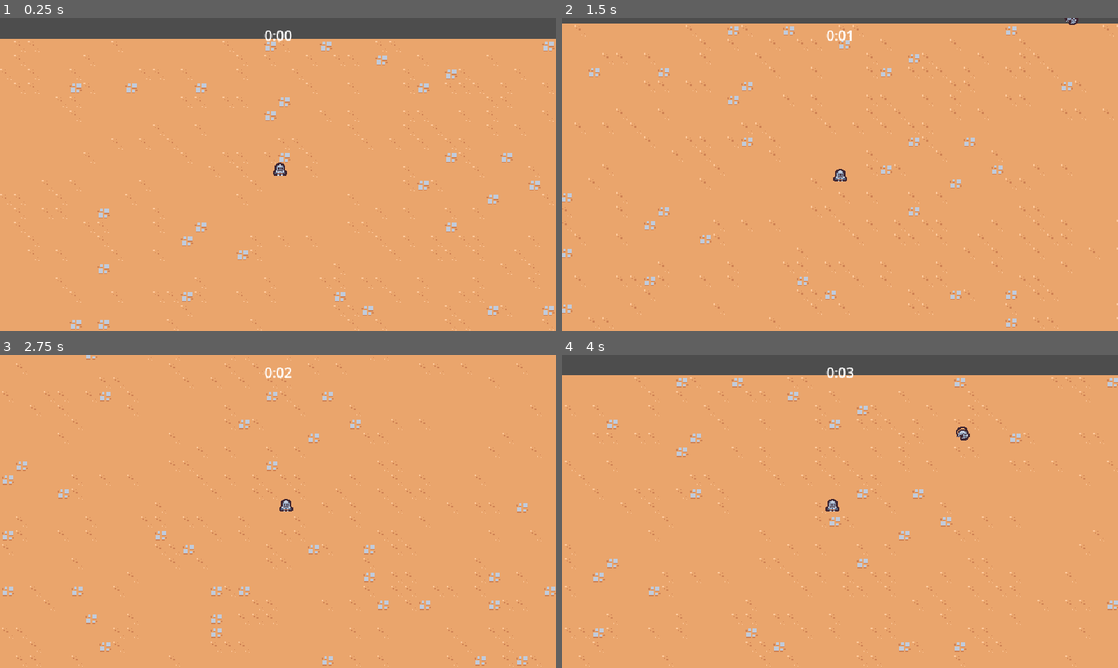
Above: before the commit, frames 1-4 (two rows, left to right).
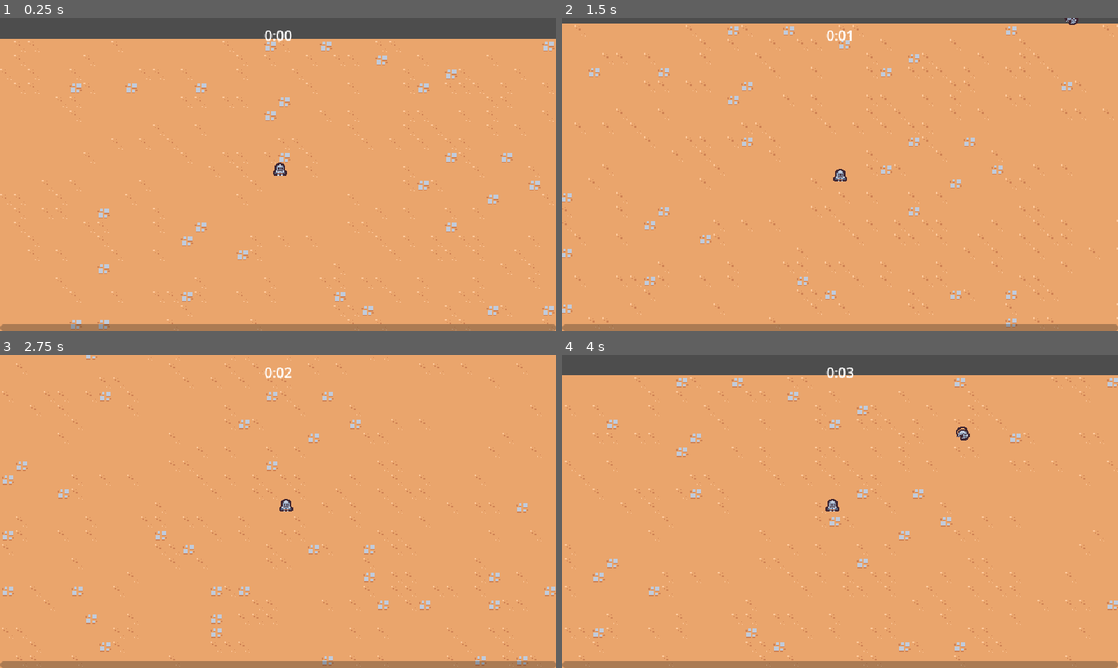
Above: after the commit, the same moments.

Repository: nadeemkhedr/survivor-game-godot
Game: Godot game, scene res://scenes/main/main.tscn
The game is run twice, just before and just after one commit, with the same random seed, the same clock (stepped at 60 frames per second) and the same inputs.
Inputs:
- Up to frame 1 (0.25 s): no input
- Up to frame 2 (1.5 s): hold D (move_right) 0.53-1.28 s; hold S (move_down) from 1.28 s (still down)
- Up to frame 3 (2.75 s): release S (move_down) at 2.03 s; hold D (move_right) from 2.03 s (still down)
- Up to frame 4 (4 s): release D (move_right) at 2.78 s; hold W (move_up) 2.78-3.53 s; hold A (move_left) from 3.53 s (still down)

The runs differ from the first frame. In frame 1, 2.2% of the frame differs, in the area x 0-100%, y 97-100%; in frame 2, 2.2%; in frame 3, 2.2%; in frame 4, 2.2%.

Commit message:
✨ feat: add experience bar

Diff:
--- a/scenes/main/main.tscn
+++ b/scenes/main/main.tscn
@@ -6,6 +6,7 @@
 [ext_resource type="TileSet" uid="uid://b2q3j4jyeru7g" path="res://resources/tileset.tres" id="1_x8niw"]
 [ext_resource type="Script" path="res://scenes/game_object/game_camera/game_camera.gd" id="2_7j3s4"]
 [ext_resource type="PackedScene" uid="uid://dkrtgvt6jffjq" path="res://scenes/manager/arena_time_manager.tscn" id="2_flw8g"]
+[ext_resource type="PackedScene" uid="uid://cidhhcc0owdfk" path="res://scenes/ui/experience_bar.tscn" id="2_ugqlb"]
 [ext_resource type="PackedScene" uid="uid://knst5w8cc1l7" path="res://scenes/manager/experience_manager.tscn" id="4_mmpfx"]
 [ext_resource type="PackedScene" uid="uid://c6a1n8yna4mnm" path="res://scenes/manager/enemy_manager.tscn" id="5_e4xp8"]
 
@@ -13,6 +14,9 @@
 
 [node name="ArenaTimeUI" parent="." node_paths=PackedStringArray("arena_time_manager") instance=ExtResource("1_gcsv0")]
 arena_time_manager = NodePath("../ArenaTimeManager")
+
+[node name="ExperienceBar" parent="." node_paths=PackedStringArray("experience_manager") instance=ExtResource("2_ugqlb")]
+experience_manager = NodePath("../ExperienceManager")
 
 [node name="ArenaTimeManager" parent="." instance=ExtResource("2_flw8g")]
 
--- a/scenes/manager/experience_manager.gd
+++ b/scenes/manager/experience_manager.gd
@@ -1,15 +1,25 @@
 extends Node
 
+signal experience_updated(current_experience: float, target_experience: float)
+
+const TARGET_EXPERIENCE_GROWTH = 5
+
 var current_experience = 0
-
+var current_level = 1
+var target_experience = 5
 
 func _ready():
 	GameEvents.experience_vial_collected.connect(on_experience_vial_collected)
 
 
 func increment_experience(number: float):
-	current_experience += number
-	print(current_experience)
+	current_experience = min( current_experience + number, target_experience)
+	experience_updated.emit(current_experience, target_experience)
+	if current_experience == target_experience:
+		current_level += 1
+		target_experience += TARGET_EXPERIENCE_GROWTH
+		current_experience = 0
+		experience_updated.emit(current_experience, target_experience)
 
 
 func on_experience_vial_collected(number: float):
--- /dev/null
+++ b/scenes/ui/experience_bar.gd
@@ -0,0 +1,14 @@
+extends CanvasLayer
+
+@export var experience_manager: Node
+@onready var progress_bar = $MarginContainer/ProgressBar
+
+
+func _ready():
+	progress_bar.value = 0
+	experience_manager.experience_updated.connect(on_experience_updated)
+
+
+func on_experience_updated(current_experience: float, target_experience: float):
+	var percent = current_experience / target_experience
+	progress_bar.value = percent
--- /dev/null
+++ b/scenes/ui/experience_bar.tscn
@@ -0,0 +1,23 @@
+[gd_scene load_steps=2 format=3 uid="uid://cidhhcc0owdfk"]
+
+[ext_resource type="Script" path="res://scenes/ui/experience_bar.gd" id="1_deowv"]
+
+[node name="ExperienceBar" type="CanvasLayer"]
+script = ExtResource("1_deowv")
+
+[node name="MarginContainer" type="MarginContainer" parent="."]
+anchors_preset = 15
+anchor_right = 1.0
+anchor_bottom = 1.0
+grow_horizontal = 2
+grow_vertical = 2
+mouse_filter = 2
+
+[node name="ProgressBar" type="ProgressBar" parent="MarginContainer"]
+custom_minimum_size = Vector2(2.08165e-12, 8)
+layout_mode = 2
+size_flags_vertical = 8
+mouse_filter = 2
+max_value = 1.0
+value = 0.5
+show_percentage = false
Not shown: 1 places in scenes/main/main.tscn that only renumber resources
